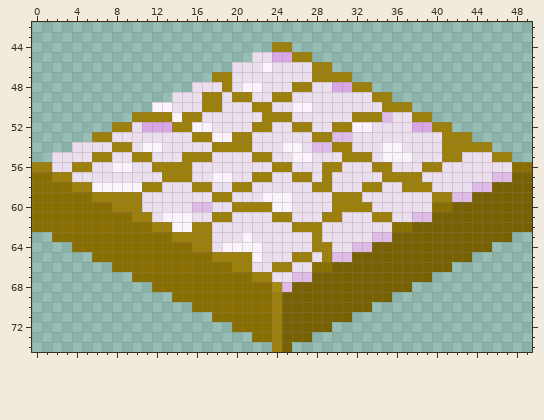
Sprite sheet: vince_mckeown/Hero Quest/images/floor.png. Above, as it was before the edit.
The file is 50x75 pixels. Colours within 5 levels of each other are drawn and written as one. Shown: x 0..49, y 42..74.
Once edited:
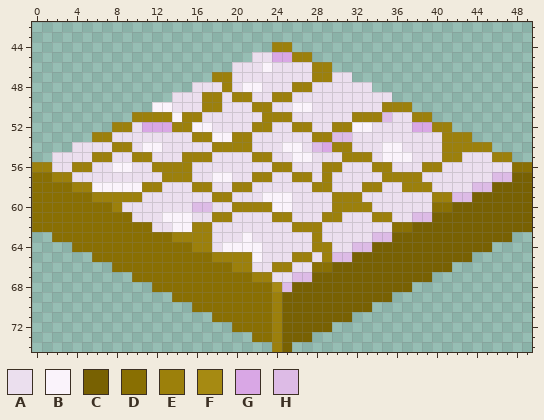
Palette (. is transparent): A #ebdfee  B #faf3fb  C #786102  D #896f02  E #9c800b  F #a68a12  G #d9a7e5  H #ddbbe6
Changes in this commit:
y 47: x 30..31 EE -> AA
y 48: x 30..33 GGEE -> AAAA
y 49: x 34..35 EE -> AA
y 54: x 29 H -> G
y 60: x 9..10 EE -> AA
y 61: x 10..11 EE -> AA
y 62: x 12..13 EE -> AA
